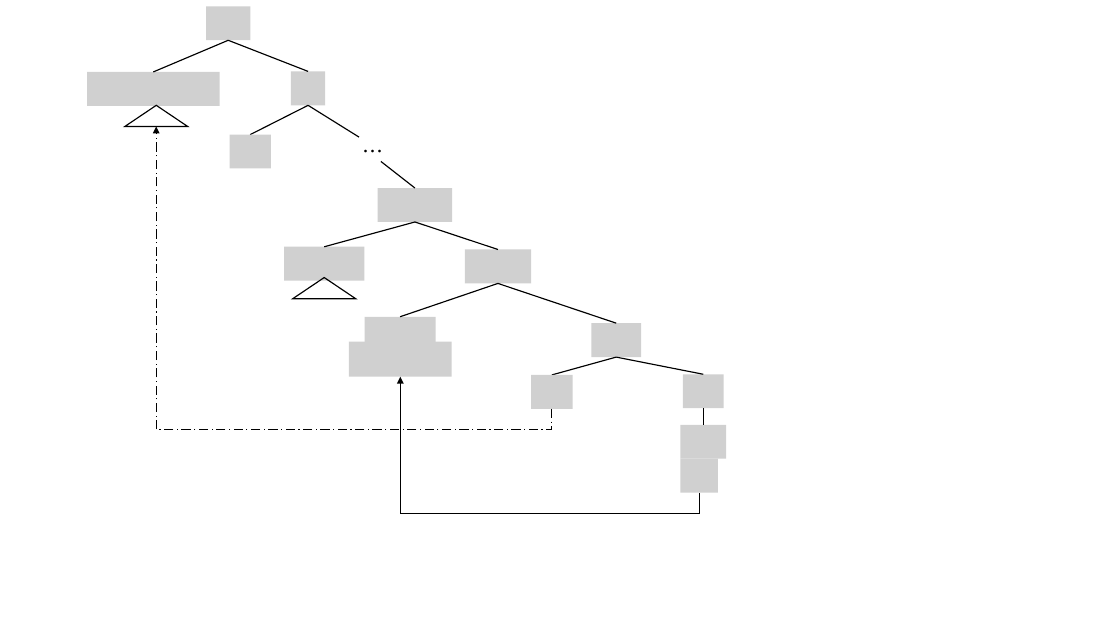
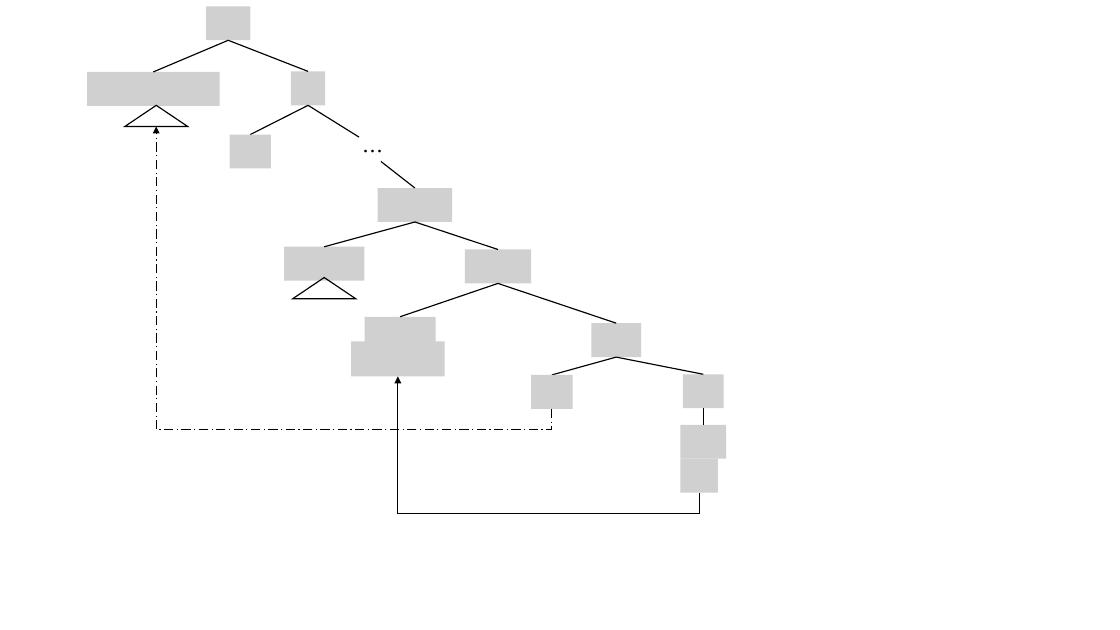
Before and after one commit to NoemieGrf/DegreeSemantic, a slide deck: slide 1 of 正文/latex/outline.pptx. Drawn at 1120x630 pixels with LibreOffice and Linux fonts; fonts in the diff are those of the drawing; grey boxes stand for pictures. Boxes give left, top, right and bottom in pixels: in the first picture for what was removed or moved away, otherwise in the second. Text is boxed around its words. In the diff, an @@ line names an element or a change of style, - is before the commit and + after.

```diff
--- a/正文/latex/outline.pptx
+++ b/正文/latex/outline.pptx
@@ picture: place and size @@
-picture at <box>350,342,452,377</box>
+picture at <box>351,341,445,376</box>
@@ elbow arrow (699, 492) - (398, 376): route changed @@
```
Also in this commit, not shown: 1 other slide changed, 5 other files.
